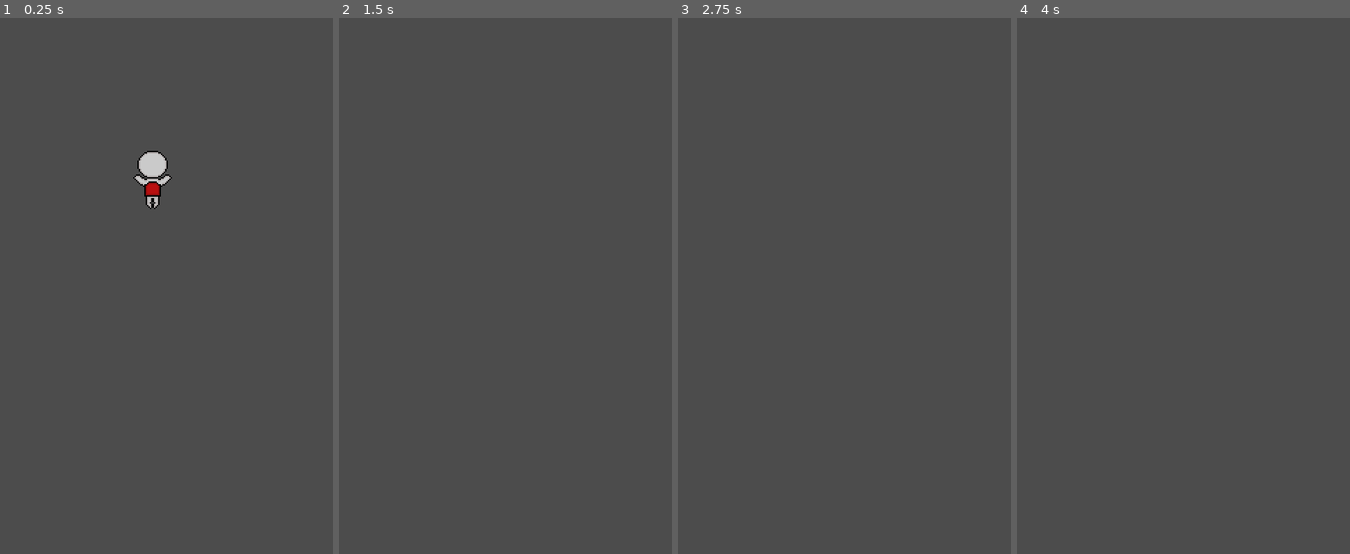
Above: before the commit, frames 1-4 (left to right).
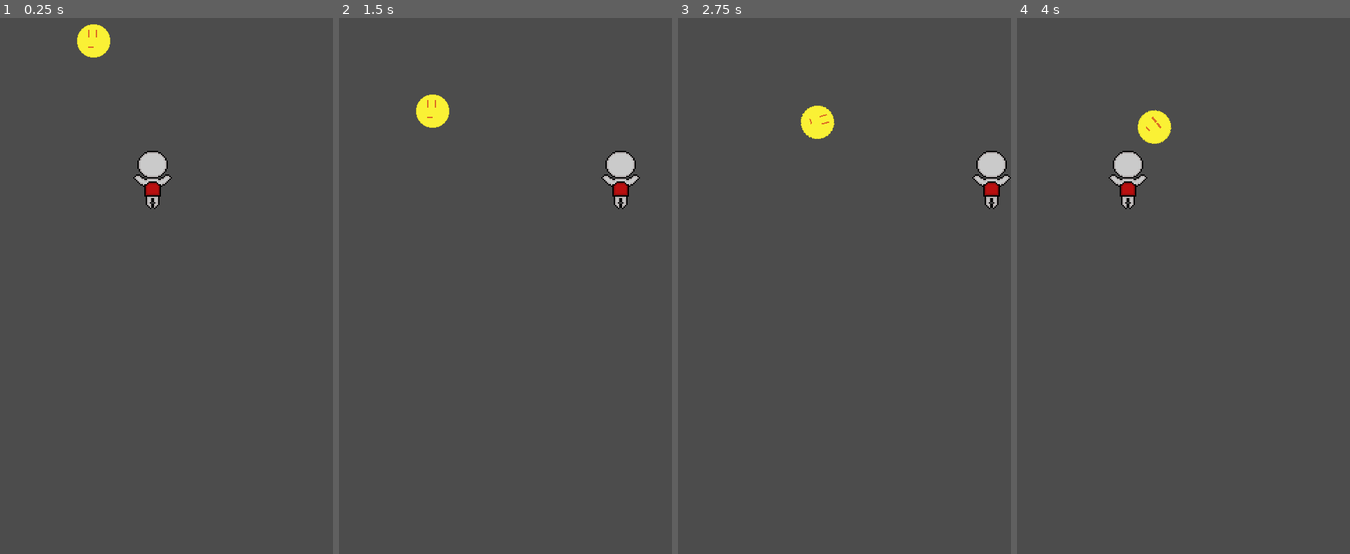
Above: after the commit, the same moments.

Repository: KaufmanDeveloper/gravity-flyer
Game: Godot game, scene res://maps/Test.tscn
The game is run twice, just before and just after one commit, with the same random seed, the same clock (stepped at 60 frames per second) and the same inputs.
Inputs:
- Up to frame 1 (0.25 s): no input
- Up to frame 2 (1.5 s): hold Right (ui_right) 0.53-1.28 s; hold Left (ui_left) from 1.28 s (still down)
- Up to frame 3 (2.75 s): release Left (ui_left) at 2.03 s; hold Right (ui_right) from 2.03 s (still down)
- Up to frame 4 (4 s): release Right (ui_right) at 3.53 s; hold Left (ui_left) from 3.53 s (still down)

The runs differ from the first frame. In frame 1, 0.5% of the frame differs, in the area x 23-34%, y 1-8%; in frame 2, 1.2%; in frame 3, 1.2%; in frame 4, 1.2%, in the area x 27-47%, y 17-36%.

Commit message:
feat: Refine movement and add sun enemy (#2)
* feat: Add walls to screen sides

* fix: Reset velocity on collision

* feat: Add sun enemy

Diff:
--- /dev/null
+++ b/Gravity Flyer/enemies/Sun.gd
@@ -0,0 +1,8 @@
+extends RigidBody2D
+
+# class member variables go here, for example:
+# var a = 2
+# var b = "textvar"
+
+func _ready():
+	$Animation.play("idle")
--- /dev/null
+++ b/Gravity Flyer/enemies/Sun.tscn
@@ -0,0 +1,71 @@
+[gd_scene load_steps=5 format=2]
+
+[ext_resource path="res://enemies/Sun.gd" type="Script" id=1]
+[ext_resource path="res://enemies/sun.png" type="Texture" id=2]
+
+[sub_resource type="Animation" id=2]
+
+resource_name = "idle"
+length = 1.0
+loop = true
+step = 0.1
+tracks/0/type = "value"
+tracks/0/path = NodePath("Sprite:frame")
+tracks/0/interp = 1
+tracks/0/loop_wrap = true
+tracks/0/imported = false
+tracks/0/enabled = true
+tracks/0/keys = {
+"times": PoolRealArray( 0, 0.8 ),
+"transitions": PoolRealArray( 1, 1 ),
+"update": 1,
+"values": [ 0, 1 ]
+}
+
+[sub_resource type="CircleShape2D" id=1]
+
+custom_solver_bias = 0.0
+radius = 25.0
+
+[node name="Sun" type="RigidBody2D" index="0"]
+
+input_pickable = false
+collision_layer = 1
+collision_mask = 1
+mode = 0
+mass = 1.0
+friction = 1.0
+bounce = 0.0
+gravity_scale = 1.0
+custom_integrator = false
+continuous_cd = 0
+contacts_reported = 0
+contact_monitor = false
+sleeping = false
+can_sleep = true
+linear_velocity = Vector2( 0, 0 )
+linear_damp = -1.0
+angular_velocity = 0.0
+angular_damp = -1.0
+script = ExtResource( 1 )
+_sections_unfolded = [ "Applied Forces" ]
+
+[node name="Animation" type="AnimationPlayer" parent="." index="0"]
+
+root_node = NodePath("..")
+autoplay = ""
+playback_process_mode = 1
+playback_default_blend_time = 0.0
+playback_speed = 0.5
+anims/idle = SubResource( 2 )
+blend_times = [  ]
+
+[node name="Sprite" type="Sprite" parent="." index="1"]
+
+texture = ExtResource( 2 )
+hframes = 2
+_sections_unfolded = [ "Animation" ]
+
+[node name="CollisionShape2D" type="CollisionShape2D" parent="." index="2"]
+
+shape = SubResource( 1 )
--- /dev/null
+++ b/Gravity Flyer/environment/Wall.tres
@@ -0,0 +1,25 @@
+[gd_resource type="TileSet" load_steps=3 format=2]
+
+[ext_resource path="res://environment/wall.png" type="Texture" id=1]
+
+[sub_resource type="RectangleShape2D" id=1]
+
+custom_solver_bias = 0.0
+extents = Vector2( 24, 24 )
+
+[resource]
+
+0/name = "Sprite"
+0/texture = ExtResource( 1 )
+0/tex_offset = Vector2( 0, 0 )
+0/modulate = Color( 1, 1, 1, 1 )
+0/region = Rect2( 0, 0, 48, 48 )
+0/is_autotile = false
+0/occluder_offset = Vector2( 24, 24 )
+0/navigation_offset = Vector2( 24, 24 )
+0/shapes = [ {
+"autotile_coord": Vector2( 0, 0 ),
+"one_way": false,
+"shape": SubResource( 1 ),
+"shape_transform": Transform2D( 1, 0, 0, 1, 24, 24 )
+} ]
--- /dev/null
+++ b/Gravity Flyer/environment/Wall.tscn
@@ -0,0 +1,30 @@
+[gd_scene load_steps=3 format=2]
+
+[ext_resource path="res://environment/wall.png" type="Texture" id=1]
+
+[sub_resource type="RectangleShape2D" id=1]
+
+custom_solver_bias = 0.0
+extents = Vector2( 24, 24 )
+
+[node name="Wall" type="Node"]
+
+[node name="Sprite" type="Sprite" parent="." index="0"]
+
+texture = ExtResource( 1 )
+
+[node name="StaticBody2D" type="StaticBody2D" parent="Sprite" index="0"]
+
+visible = false
+input_pickable = false
+collision_layer = 1
+collision_mask = 1
+constant_linear_velocity = Vector2( 0, 0 )
+constant_angular_velocity = 0.0
+friction = 1.0
+bounce = 0.0
+
+[node name="CollisionShape2D" type="CollisionShape2D" parent="Sprite/StaticBody2D" index="0"]
+
+visible = false
+shape = SubResource( 1 )
--- /dev/null
+++ b/Gravity Flyer/environment/WallTilemap.tscn
@@ -0,0 +1,24 @@
+[gd_scene load_steps=2 format=2]
+
+[ext_resource path="res://environment/Wall.tres" type="TileSet" id=1]
+
+[node name="WallTilemap" type="TileMap" index="0"]
+
+mode = 0
+tile_set = ExtResource( 1 )
+cell_size = Vector2( 48, 48 )
+cell_quadrant_size = 16
+cell_custom_transform = Transform2D( 1, 0, 0, 1, 0, 0 )
+cell_half_offset = 2
+cell_tile_origin = 0
+cell_y_sort = false
+cell_clip_uv = false
+collision_use_kinematic = false
+collision_friction = 1.0
+collision_bounce = 0.0
+collision_layer = 1
+collision_mask = 1
+occluder_light_mask = 1
+format = 1
+tile_data = PoolIntArray(  )
+_sections_unfolded = [ "Cell", "Collision", "Z Index" ]
--- a/Gravity Flyer/maps/Test.tscn
+++ b/Gravity Flyer/maps/Test.tscn
@@ -1,6 +1,8 @@
-[gd_scene load_steps=2 format=2]
+[gd_scene load_steps=4 format=2]
 
 [ext_resource path="res://player/Player.tscn" type="PackedScene" id=1]
+[ext_resource path="res://environment/Wall.tres" type="TileSet" id=2]
+[ext_resource path="res://enemies/Sun.tscn" type="PackedScene" id=3]
 
 [node name="Node" type="Node"]
 
@@ -8,4 +10,28 @@
 
 position = Vector2( 220.218, 267.994 )
 scale = Vector2( 2, 2 )
-_sections_unfolded = [ "Transform" ]
+_sections_unfolded = [ "Transform", "Z Index" ]
+
+[node name="TileMap" type="TileMap" parent="." index="1"]
+
+mode = 0
+tile_set = ExtResource( 2 )
+cell_size = Vector2( 48, 48 )
+cell_quadrant_size = 16
+cell_custom_transform = Transform2D( 1, 0, 0, 1, 0, 0 )
+cell_half_offset = 2
+cell_tile_origin = 0
+cell_y_sort = false
+cell_clip_uv = false
+collision_use_kinematic = false
+collision_friction = 1.0
+collision_bounce = 0.0
+collision_layer = 1
+collision_mask = 1
+occluder_light_mask = 1
+format = 1
+tile_data = PoolIntArray( 65535, 0, 0, 10, 0, 0, 131071, 0, 0, 65546, 0, 0, 196607, 0, 0, 131082, 0, 0, 262143, 0, 0, 196618, 0, 0, 327679, 0, 0, 262154, 0, 0, 393215, 0, 0, 327690, 0, 0, 458751, 0, 0, 393226, 0, 0, 524287, 0, 0, 458762, 0, 0, 589823, 0, 0, 524298, 0, 0, 655359, 0, 0, 589834, 0, 0, 720895, 0, 0, 655370, 0, 0, 786431, 0, 0, 720906, 0, 0, 851967, 0, 0, 786442, 0, 0, 917503, 0, 0, 851978, 0, 0, 983039, 0, 0, 917514, 0, 0, 1048575, 0, 0, 983050, 0, 0, 1114111, 0, 0, 1048586, 0, 0 )
+
+[node name="Sun" parent="." index="2" instance=ExtResource( 3 )]
+
+position = Vector2( 135.095, 59.2198 )
--- a/Gravity Flyer/player/Player.gd
+++ b/Gravity Flyer/player/Player.gd
@@ -47,4 +47,5 @@
 
 	print(velocity.x)
 
-	move_and_slide(velocity, Vector2(0, 0))
+	if !move_and_slide(velocity, Vector2(0, 0)):
+		velocity = Vector2(0, 0) # Reinitialize if has collided
--- a/Gravity Flyer/player/Player.tscn
+++ b/Gravity Flyer/player/Player.tscn
@@ -1,9 +1,14 @@
-[gd_scene load_steps=3 format=2]
+[gd_scene load_steps=4 format=2]
 
 [ext_resource path="res://player/Player.gd" type="Script" id=1]
 [ext_resource path="res://player/astronaut-idle.png" type="Texture" id=2]
 
-[node name="Player" type="KinematicBody2D" index="0"]
+[sub_resource type="RectangleShape2D" id=1]
+
+custom_solver_bias = 0.0
+extents = Vector2( 14, 21 )
+
+[node name="Player" type="KinematicBody2D"]
 
 input_pickable = false
 collision_layer = 1
@@ -14,3 +19,9 @@
 [node name="Sprite" type="Sprite" parent="." index="0"]
 
 texture = ExtResource( 2 )
+
+[node name="CollisionShape2D" type="CollisionShape2D" parent="." index="1"]
+
+position = Vector2( 0, -3 )
+shape = SubResource( 1 )
+_sections_unfolded = [ "Transform" ]
Binary file added: Gravity Flyer/enemies/sun.png
Not shown, added: Gravity Flyer/enemies/sun.png.import
Binary file added: Gravity Flyer/environment/transparent-block.png
Not shown, added: Gravity Flyer/environment/transparent-block.png.import
Binary file added: Gravity Flyer/environment/wall.png
Not shown, added: Gravity Flyer/environment/wall.png.import
